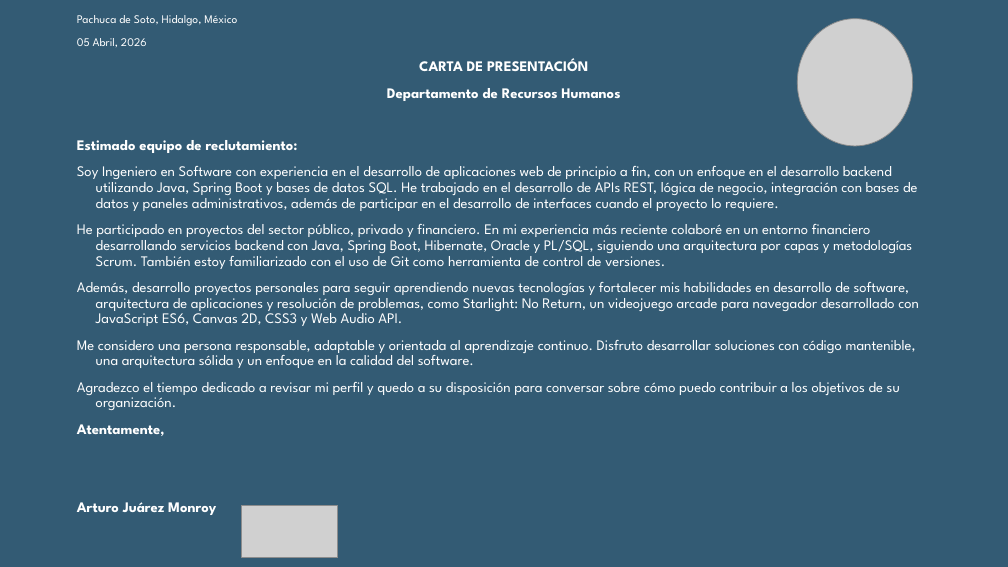
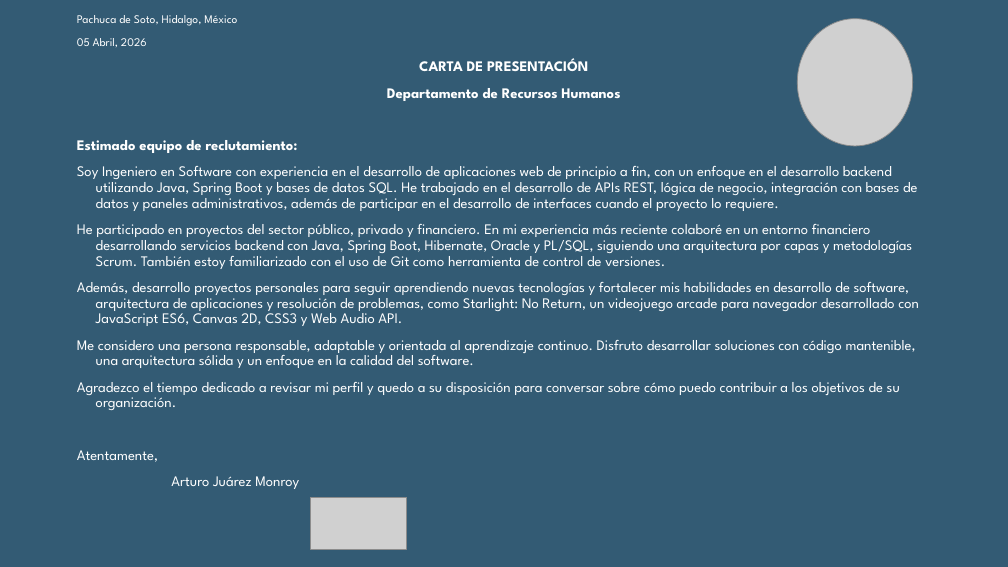
Before and after one commit to ArturoJM0A1/arturojmdev, a slide deck: slide 1 of public/Carta de Presentación.pptx. Drawn at 1008x567 pixels with LibreOffice and Linux fonts; fonts in the diff are those of the drawing; grey boxes stand for pictures. Boxes give left, top, right and bottom in pixels: in the first picture for what was removed or moved away, otherwise in the second. Text is boxed around its words. In the diff, an @@ line names an element or a change of style, - is before the commit and + after.

```diff
--- a/public/Carta de Presentación.pptx
+++ b/public/Carta de Presentación.pptx
@@ text at <box>77,450,299,489</box>: bold off in "Atentamente,", "Arturo Juárez Monroy" @@
@@ picture: place and size @@
-picture at <box>242,506,338,558</box>
+picture at <box>311,498,407,550</box>
```
Also in this commit, not shown: 1 other file.
